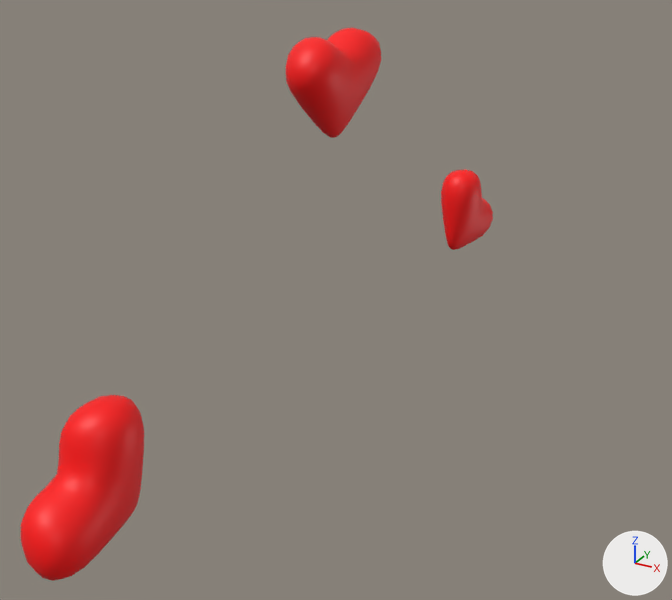
One commit to the glTF model glb/animation/heartanimation.glb: the scene before it, then after it.
Both versions are drawn from a camera (50 mm lens) standing at (7.54, -13.65, 7.23) and looking at (0.36, -0.58, 0.7). The lights are fixed; the arrows at lower right show +X, +Y and +Z.

Names of what the first picture shows: '立方体', '立方体.001', '立方体.002'.
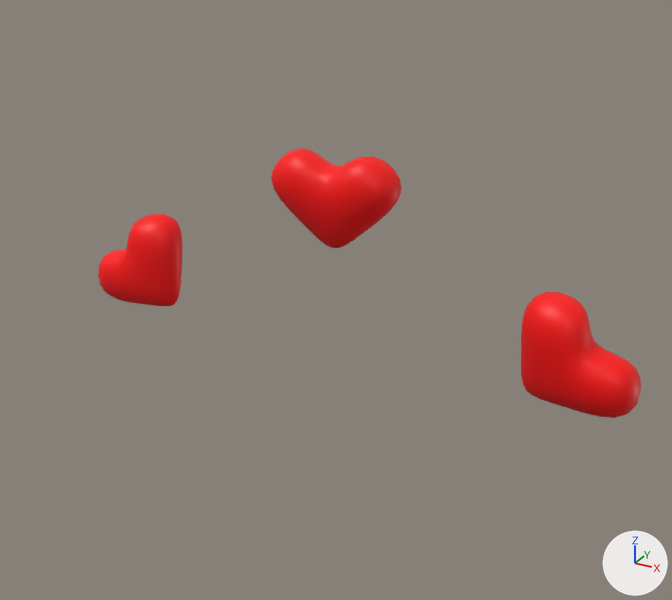
What differs and where, as boxes [x1, y1, x2, y2] in the pictures (672 x 600 px):
'立方体', moved, turned: before [21, 395, 144, 581]; after [271, 148, 402, 248]
'立方体.001', moved, turned: before [441, 169, 493, 250]; after [521, 292, 641, 418]
'立方体.002', moved, turned: before [286, 28, 381, 138]; after [98, 214, 183, 306]

The change, as a list of edits to the scene's bpy script:
```text
Change ob_立方体:
    ob_立方体.location: (0.0, -6.0, -0.17) -> (0.0, 0.0, 1.83)
    ob_立方体.rotation_euler: (0.0, 0.0, -1.571) -> (0.0, -0.785, 0.0694)  # degrees (0, 0, -90) -> degrees (0, -45, 4)
Change ob_立方体_001:
    ob_立方体_001.location: (0.0, 6.0, -0.17) -> (4.0, 0.0, -0.17)
    ob_立方体_001.rotation_euler: (-1.571, -1.571, 0.0) -> (0.0491, -0.0012, 0.0491)  # degrees (-90, -90, 0) -> degrees (2.8, -0.1, 2.8)
Change ob_立方体_002:
    ob_立方体_002.location: (0.0, 0.0, 3.83) -> (-4.0, 0.0, -0.17)
    ob_立方体_002.rotation_euler: (0.0, -0.785, -1.571) -> (-1.546, -1.522, 1.595)  # degrees (0, -45, -90) -> degrees (-89, -87, 91)
```
